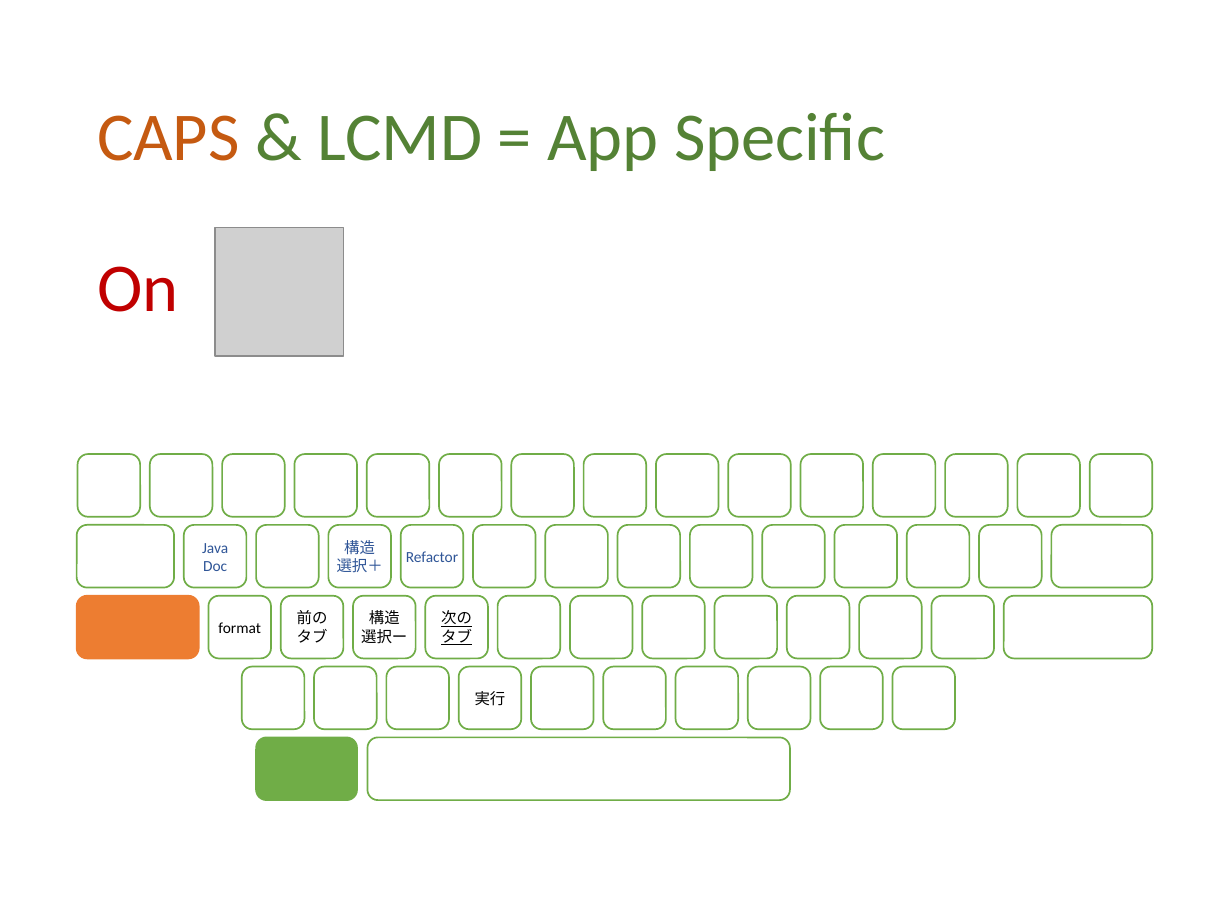
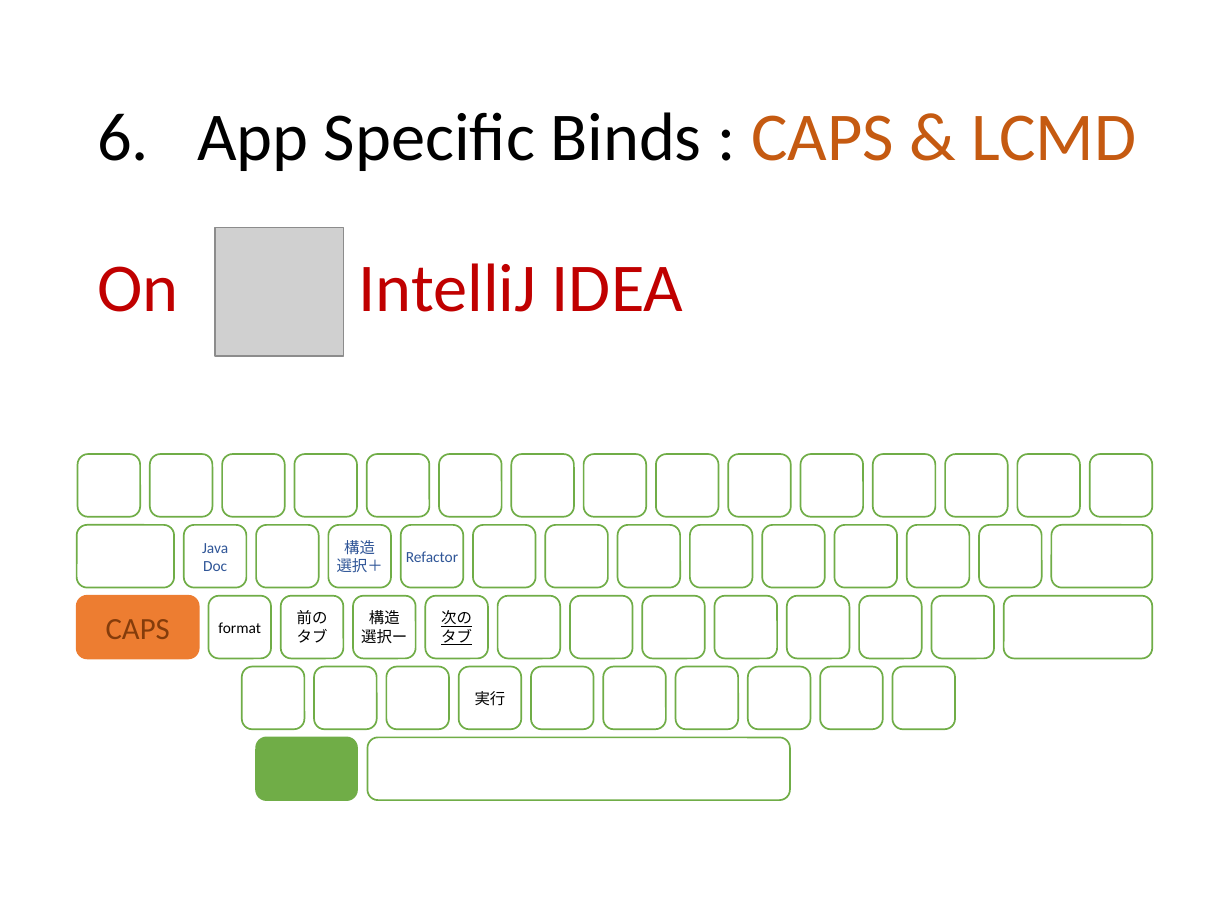
Before and after one commit to ittooo66/myAHK, a slide deck: slide 12 of MANUAL.pptx. Drawn at 1232x924 pixels with LibreOffice and Linux fonts; fonts in the diff are those of the drawing; grey boxes stand for pictures. Boxes give left, top, right and bottom in pixels: in the first picture for what was removed or moved away, otherwise in the second. Text is boxed around its words. In the diff, an @@ line names an element or a change of style, - is before the commit and + after.

```diff
--- a/MANUAL.pptx
+++ b/MANUAL.pptx
@@ title at [197,112,1136,171]: text changed; text colour #548235 to #000000 @@
-CAPS & LCMD = App Specific
+6. App Specific Binds : CAPS & LCMD
@@ text at [97,263,683,312]: text changed @@
-On
+On IntelliJ IDEA
@@ text in rounded rectangle at [106,619,170,639]: text added @@
+CAPS
```
Also in this commit, not shown: 10 other slides changed, 5 slides added, 1 slide removed.
